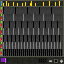
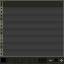
The second 64x64 image is a revision of the first. Changes to its layers:
hid "sequencer" over box(1, 1, 63, 63)
painted on "Background" over box(3, 6, 63, 7)
